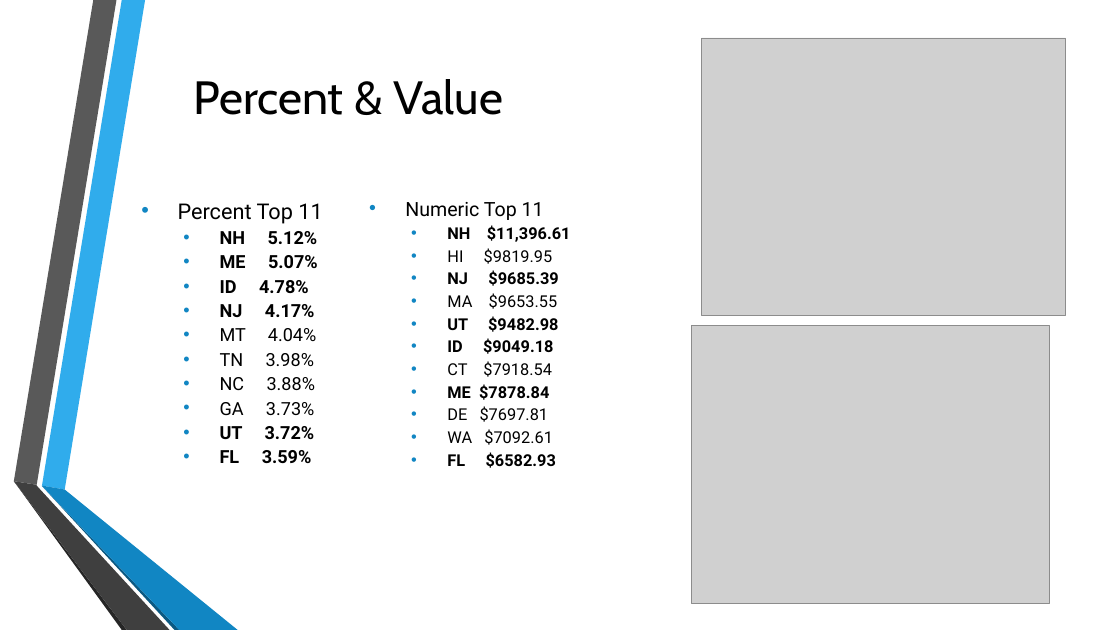
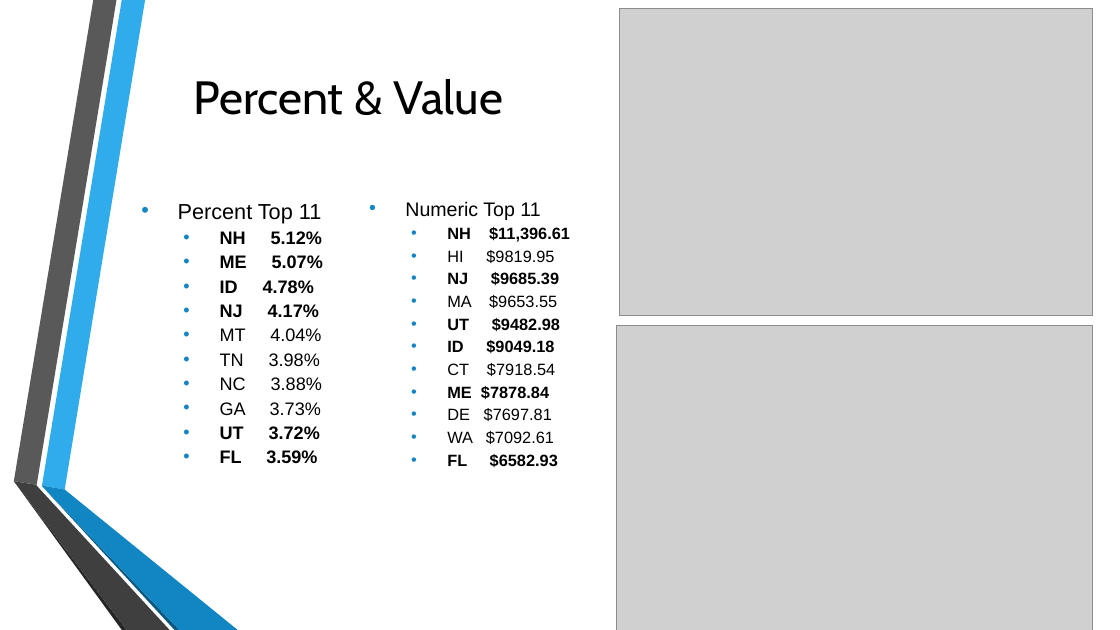
Before and after one commit to josephlomas/Project1_GroupRepo, a slide deck: slide 9 of Real Estate EDA.pptx. Drawn at 1120x630 pixels with LibreOffice and Linux fonts; fonts in the diff are those of the drawing; grey boxes stand for pictures. Boxes give left, top, right and bottom in pixels: in the first picture for what was removed or moved away, otherwise in the second. Text is boxed around its words. In the diff, an @@ line names an element or a change of style, - is before the commit and + after.

```diff
--- a/Real Estate EDA.pptx
+++ b/Real Estate EDA.pptx
@@ picture: place and size @@
-picture at [702, 38, 1065, 315]
+picture at [619, 8, 1092, 315]
@@ text "Percent Top 11" at [178, 204, 323, 464]: font Roboto to Arial @@
@@ text "Numeric Top 11" at [405, 201, 570, 467]: font Roboto to Arial @@
@@ picture: place and size @@
-picture at [691, 326, 1049, 604]
+picture at [617, 325, 1092, 630]
```
Also in this commit, not shown: 10 other slides changed, 3 slides added, 3 slides removed, 1 other file.
